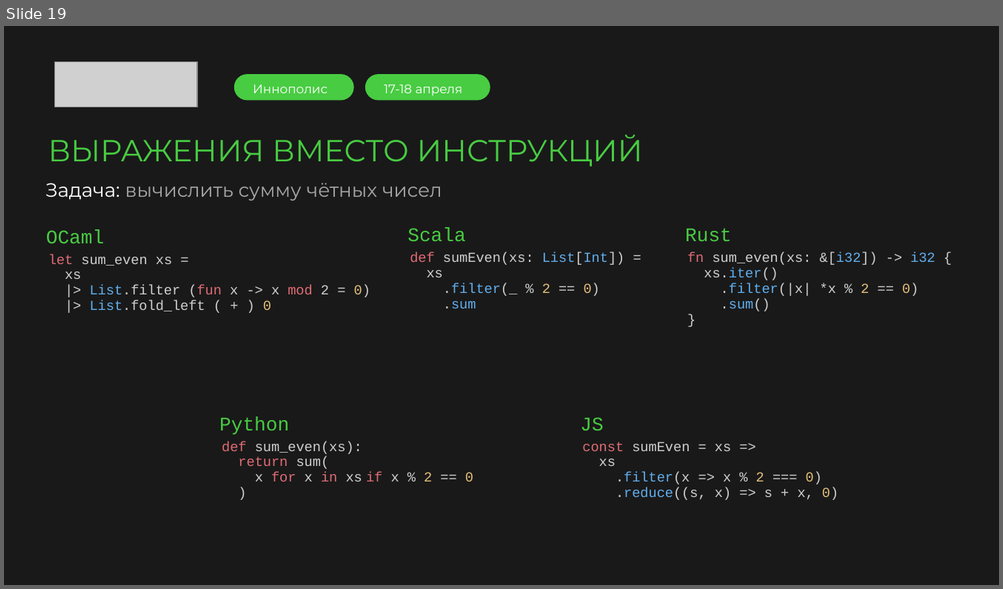
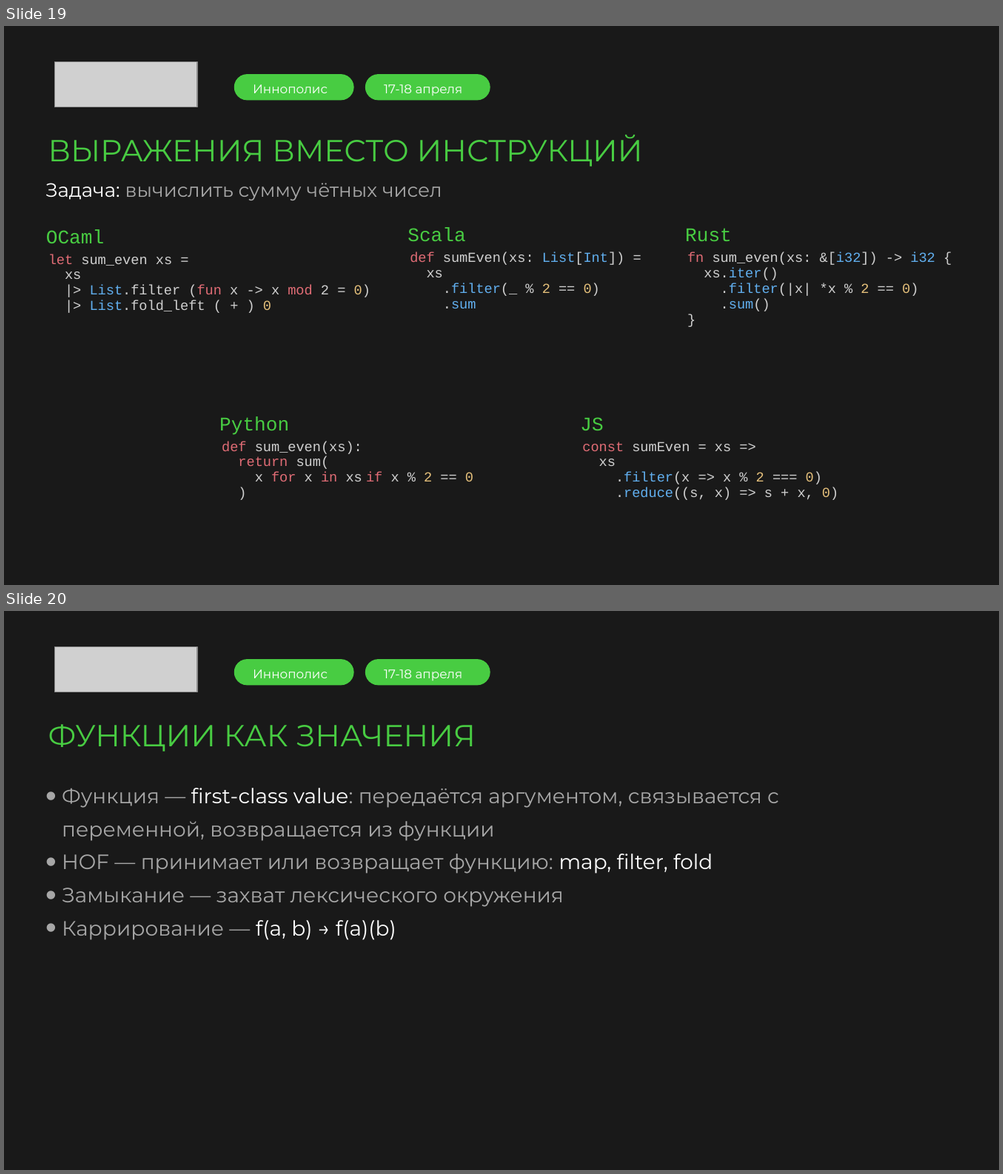
Before and after one commit to argent-smith/presentations, a slide deck: FP_Talk_2026/merge/presentation.pptx. Shown one above the other, each under a label of ours: slide 19 before the commit, slides 19 and 20 after it. The pictures are 1003x589 and 1003x1174 pixels, drawn with LibreOffice and Linux fonts; fonts in the diff are those of the drawing; grey boxes stand for pictures; background and template pictures are left out. Boxes give left, top, right and bottom in pixels: in the first picture for what was removed or moved away, otherwise in the second. Text is boxed around its words. In the diff, an @@ line names an element or a change of style, - is before the commit and + after.

```diff
--- a/FP_Talk_2026/merge/presentation.pptx
+++ b/FP_Talk_2026/merge/presentation.pptx
@@ slide 20 added at <box>4,611,999,1170</box>, background picture (left out) @@
@@ picture added at <box>55,647,197,692</box> @@
@@ rounded rectangle added at <box>233,659,353,684</box>, fill #48CC42 @@
@@ text added at <box>253,669,327,678</box>, 9 pt, text #FFFFFF @@
+Иннополис
@@ rounded rectangle added at <box>365,659,490,684</box>, fill #48CC42 @@
@@ text added at <box>384,669,463,681</box>, 9 pt, text #FFFFFF @@
+17-18 апреля
@@ text added at <box>48,724,475,752</box>, 22 pt, text #48CC42 @@
+ФУНКЦИИ КАК ЗНАЧЕНИЯ
@@ text added at <box>62,788,779,940</box>, 15 pt, text #A7A7A7 @@
+• Функция — first-class value: передаётся аргументом, связывается с переменной, возвращается из функции
+• HOF — принимает или возвращает функцию: map, filter, fold
+• Замыкание — захват лексического окружения
+• Каррирование — f(a, b) → f(a)(b)
```
Also in this commit, not shown: 1 slide changed, 6 other slides added, 1 slide removed, 1 other file.
